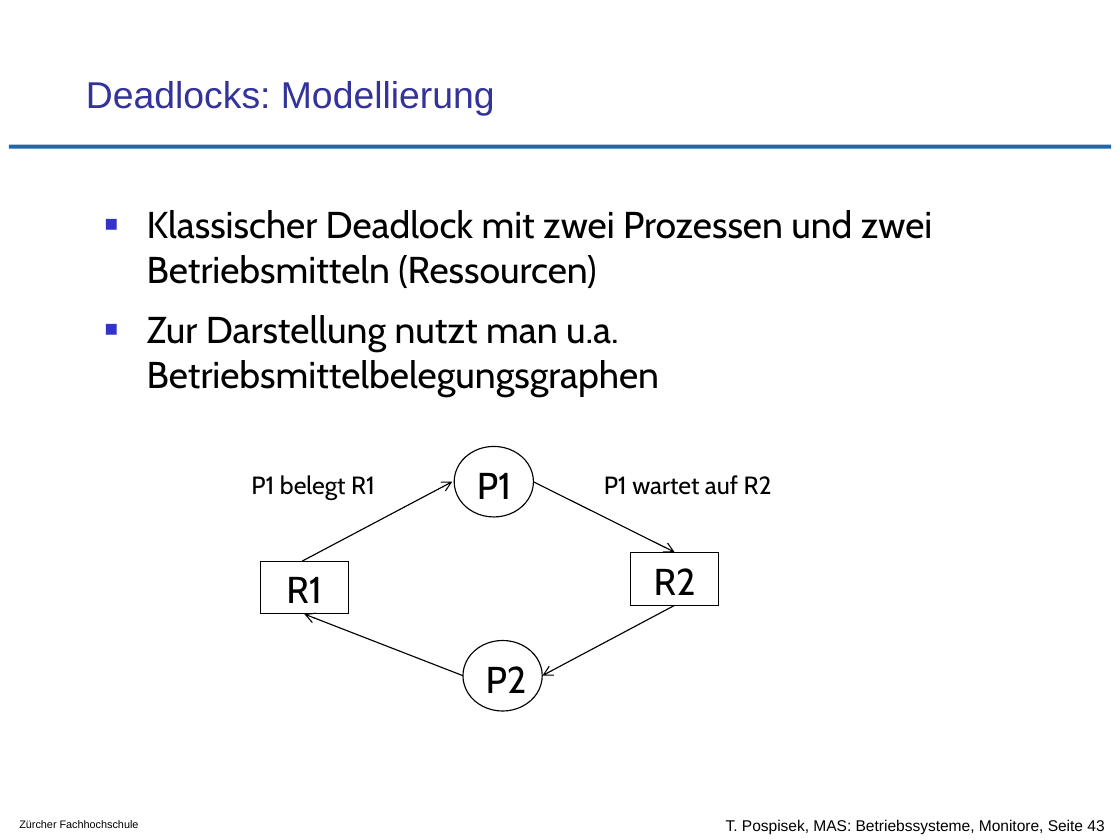
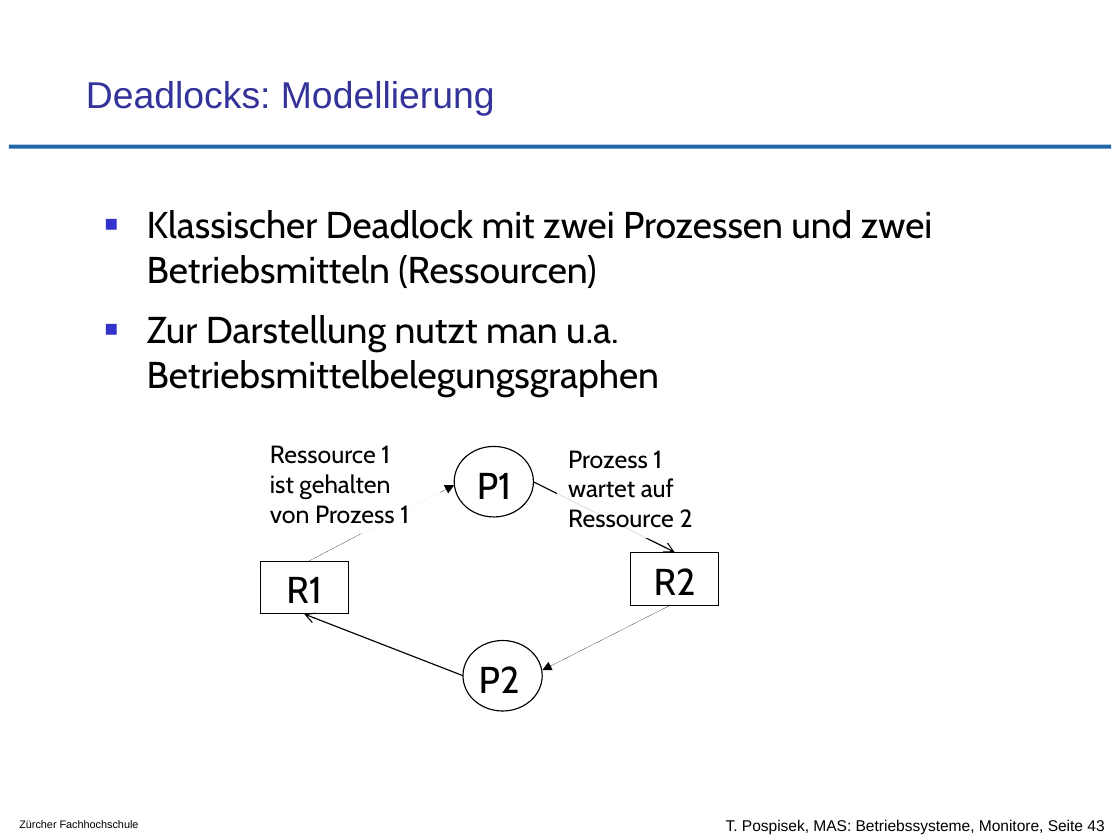
Before and after one commit to tpo/betriebssysteme, a slide deck: slide 43 of 08_Koordination_und_Synchronisation_Monitore.odp. Drawn at 1120x840 pixels with LibreOffice and Linux fonts; fonts in the diff are those of the drawing; background and template pictures are left out. Boxes give left, top, right and bottom in pixels: in the first picture for what was removed or moved away, otherwise in the second. Text is boxed around its words. In the diff, an @@ line names an element or a change of style, - is before the commit and + after.

Commit message:
fomale Änderungen
* S.22 besseres Layout
* S.32 Tipfehler
* S.37 besseres Layout
* S.43 Grafk verbessert

```diff
--- a/08_Koordination_und_Synchronisation_Monitore.odp
+++ b/08_Koordination_und_Synchronisation_Monitore.odp
@@ text added at (270, 445, 409, 524), 16 pt, text #000000 @@
+Ressource 1
+ist gehalten
+von Prozess 1
@@ text removed at (251, 475, 375, 499) @@
-P1 belegt R1
@@ text at (568, 450, 693, 528): text changed @@
-P1 wartet auf R2
+Prozess 1
+wartet auf
+Ressource 2
@@ arrow moved from (302, 561) - (452, 482) to (309, 561) - (455, 485) @@
@@ arrow (309, 561) - (455, 485): stroke #000000 0.74 pt to #000000 0 pt; arrowheads changed @@
@@ rectangle "R1" at (260, 561, 348, 614): fill #FFFFFF to #FFFFFF at 50% opacity @@
@@ rectangle "R2" at (631, 552, 719, 605): fill #FFFFFF to #FFFFFF at 50% opacity @@
@@ arrow moved from (674, 605) - (542, 675) to (670, 605) - (542, 670) @@
@@ arrow (670, 605) - (542, 670): stroke #000000 0.74 pt to #000000 0 pt; arrowheads changed @@
@@ ellipse "P2" at (463, 641, 542, 711): alignment left to right; fill #FFFFFF to #FFFFFF at 50% opacity @@
```
Also in this commit, not shown: 13 other slides changed.
